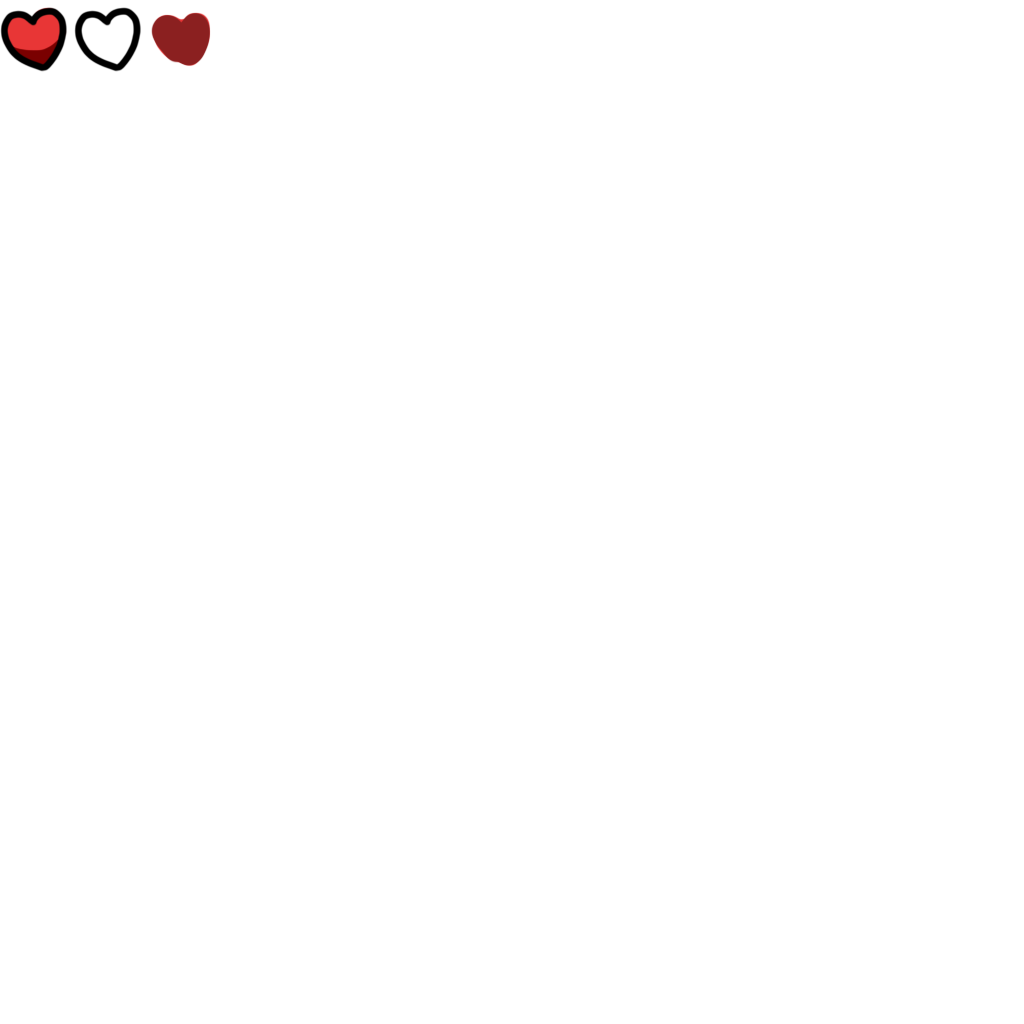
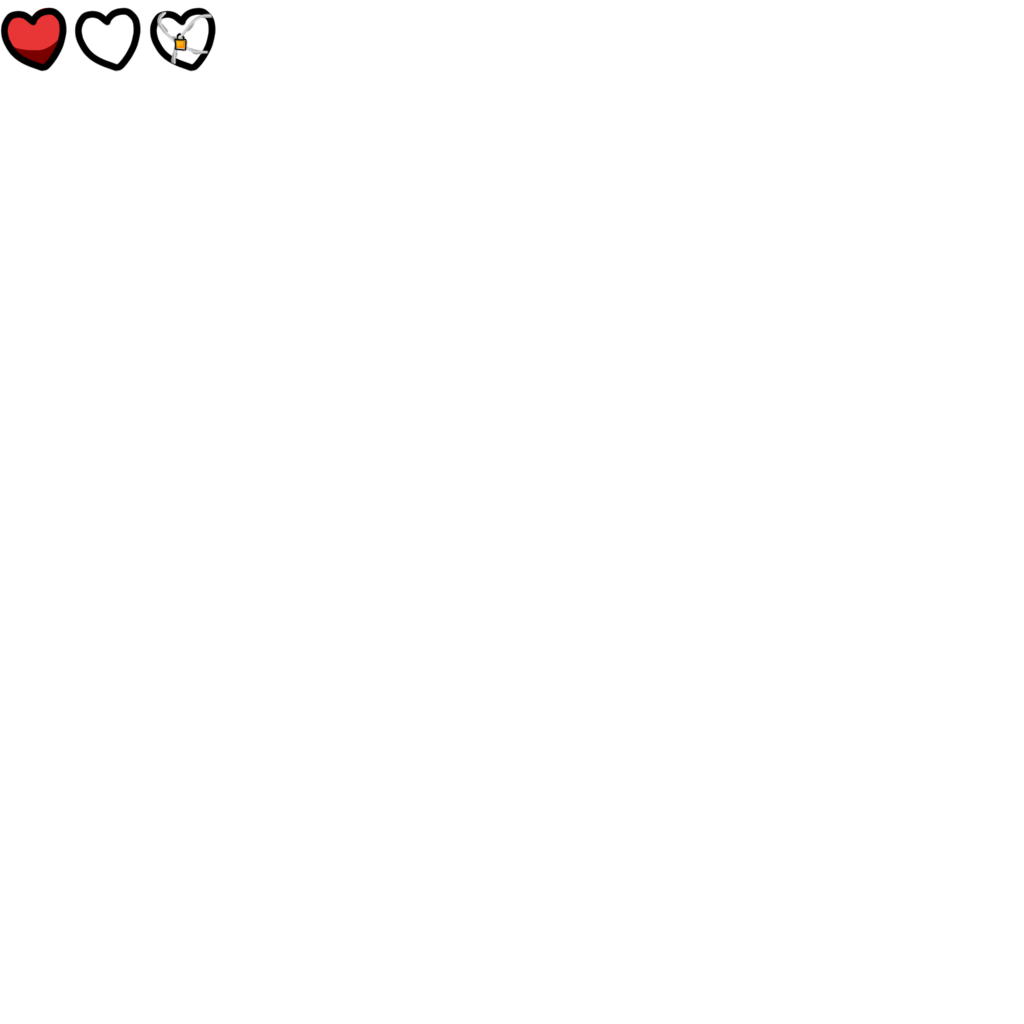
Comparing the layer stacks of the two 1024×1024 images. Changes:
added layer "Layer 7" above "Layer 6" over (x1=173, y1=32, x2=188, y2=52)
painted on "Layer 6" over (x1=151, y1=11, x2=214, y2=67)
added layer "Layer 4 copy 2" above "Layer 4 copy" over (x1=149, y1=7, x2=216, y2=72)
